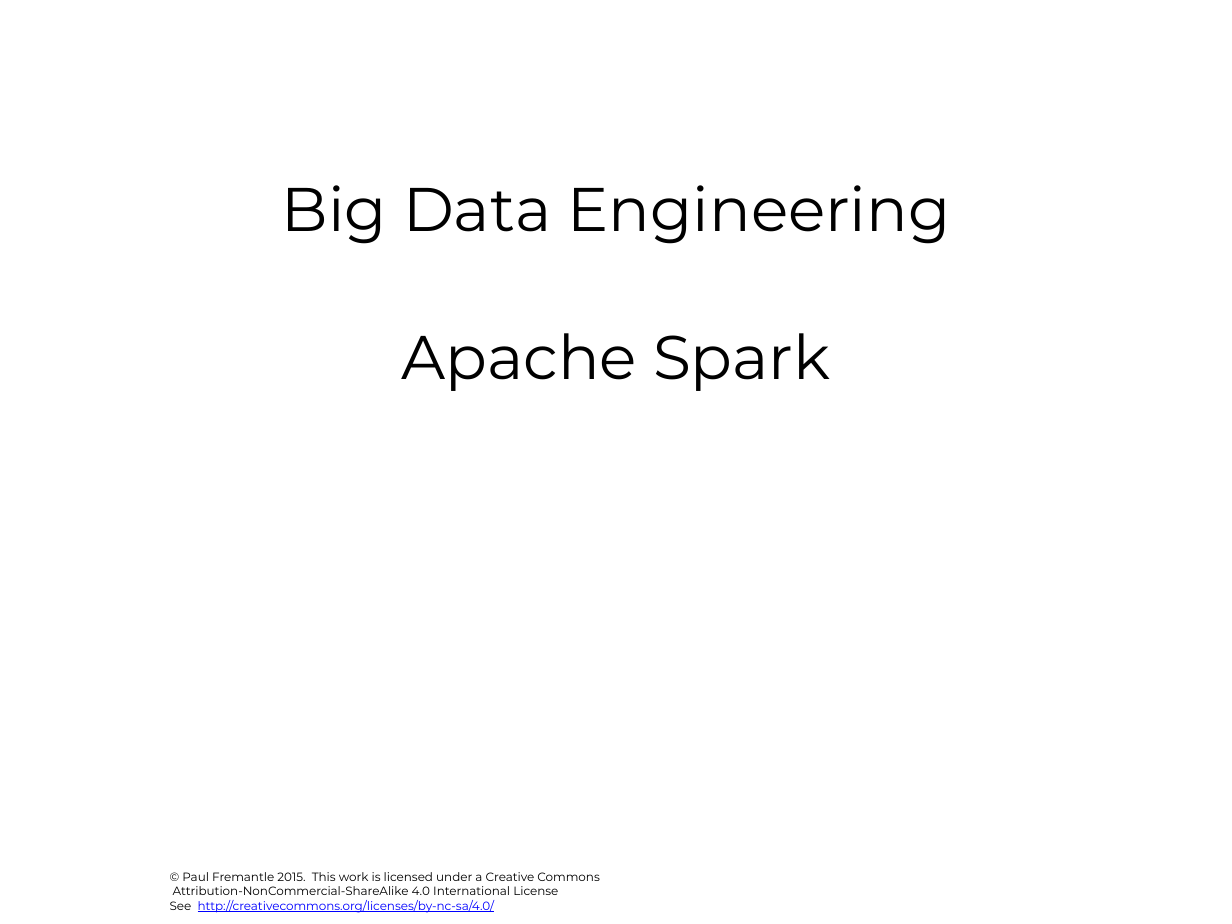
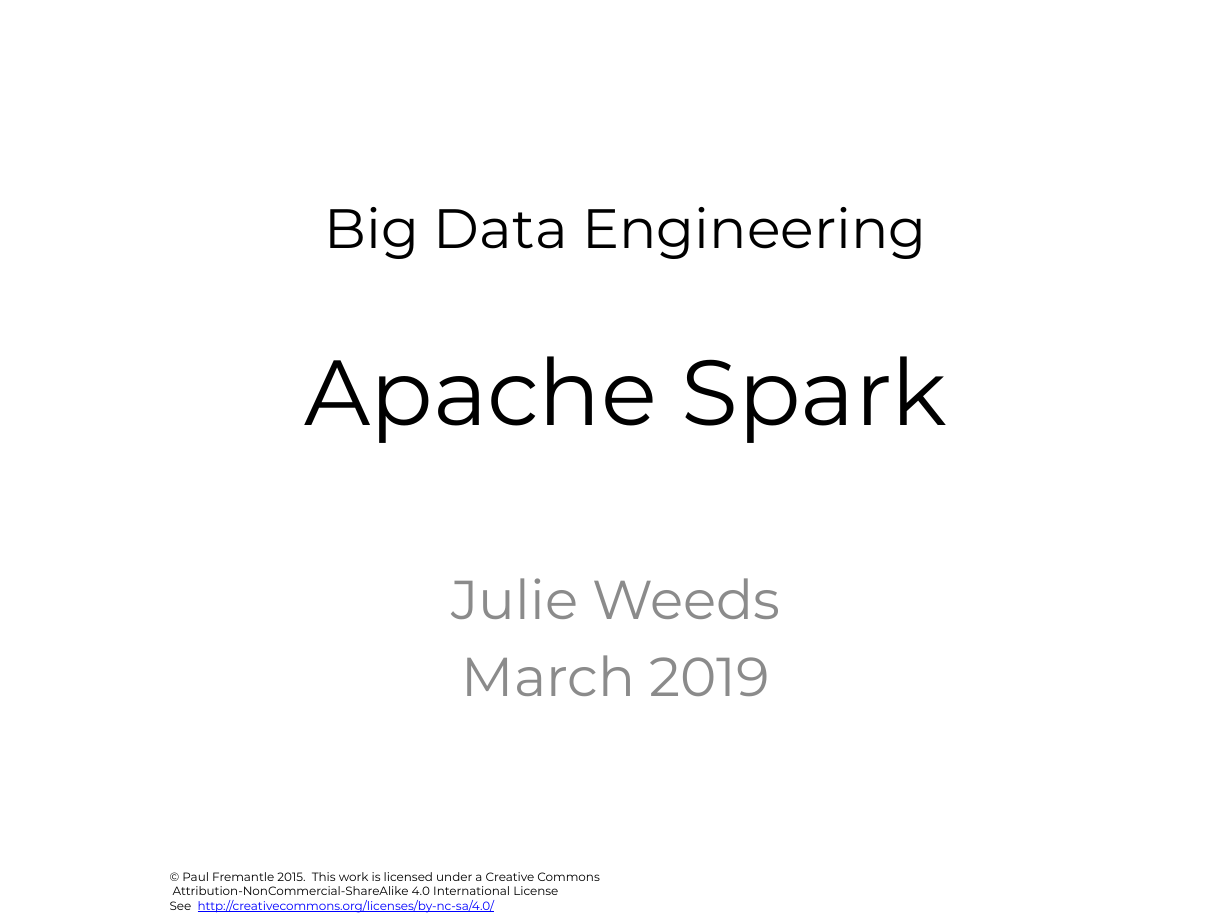
Before and after one commit to julieweeds/BigData, a slide deck: slide 1 of pres-source/03-spark.pptx. Drawn at 1232x924 pixels with LibreOffice and Linux fonts; fonts in the diff are those of the drawing; background and template pictures are left out. Boxes give left, top, right and bottom in pixels: in the first picture for what was removed or moved away, otherwise in the second. Text is boxed around its words. In the diff, an @@ line names an element or a change of style, - is before the commit and + after.

```diff
--- a/pres-source/03-spark.pptx
+++ b/pres-source/03-spark.pptx
@@ title "Big Data Engineering Apache Spark" moved from (x1=282, y1=185, x2=951, y2=391) to (x1=304, y1=207, x2=947, y2=443) @@
@@ title "Big Data Engineering Apache Spark" at (x1=304, y1=207, x2=947, y2=443): size 36 to 32.4 pt in "Big Data Engineering"; size 36 to 54 pt in "Apache Spark" @@
@@ subtitle added at (x1=451, y1=578, x2=780, y2=696), 32 pt, text #8C8C8C @@
+Julie Weeds
+March 2019
```
Also in this commit, not shown: 12 other files.
